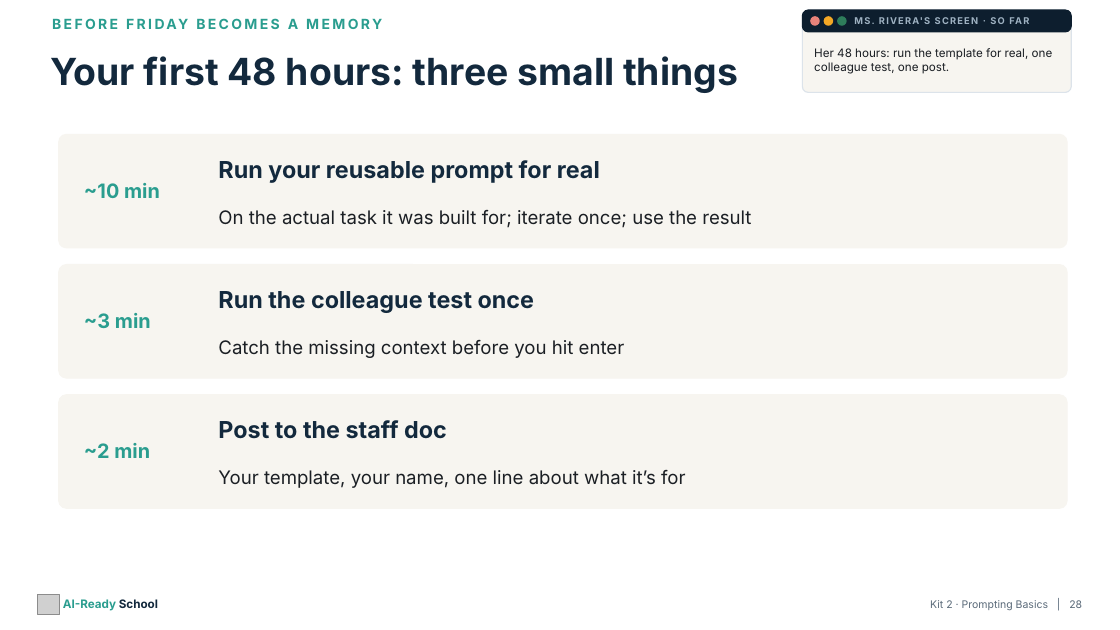
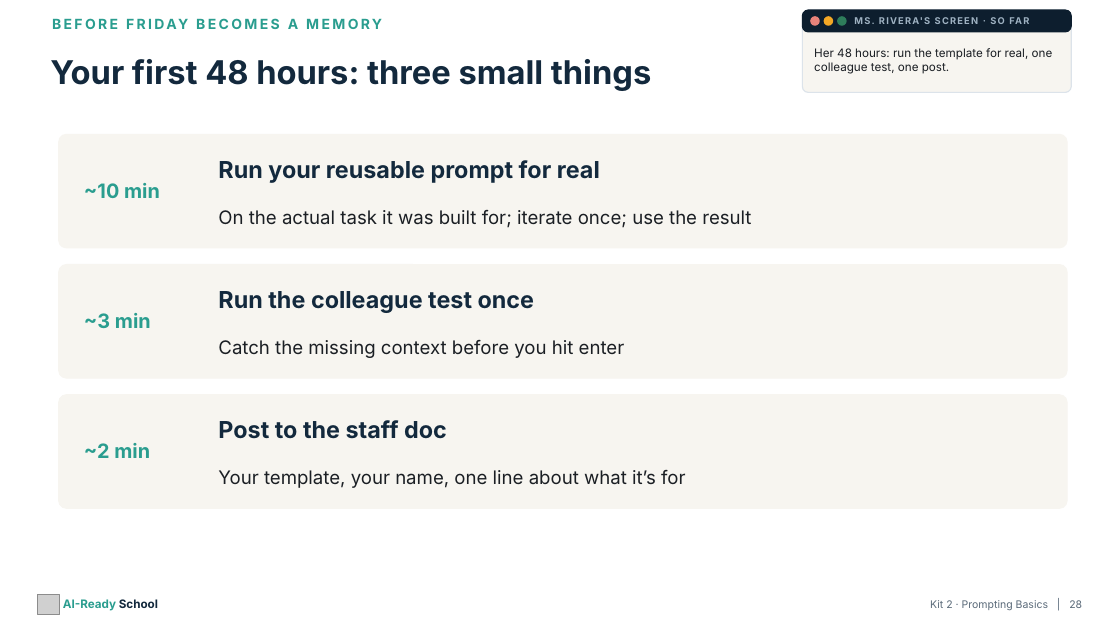
Before and after one commit to aspinozzi1/Ai-School-Ready, a slide deck: slide 28 of kits/kit02-tpt/Kit02_PresentationDeck.pptx. Drawn at 1120x630 pixels with LibreOffice and Linux fonts; fonts in the diff are those of the drawing; grey boxes stand for pictures. Boxes give left, top, right and bottom in pixels: in the first picture for what was removed or moved away, otherwise in the second. Text is boxed around its words. In the diff, an @@ line names an element or a change of style, - is before the commit and + after.

```diff
--- a/kits/kit02-tpt/Kit02_PresentationDeck.pptx
+++ b/kits/kit02-tpt/Kit02_PresentationDeck.pptx
@@ text "Your first 48 hours: three ..." at <box>50,59,651,91</box>: size 32 to 28 pt @@
```
Also in this commit, not shown: 26 other slides changed, 19 other files.
